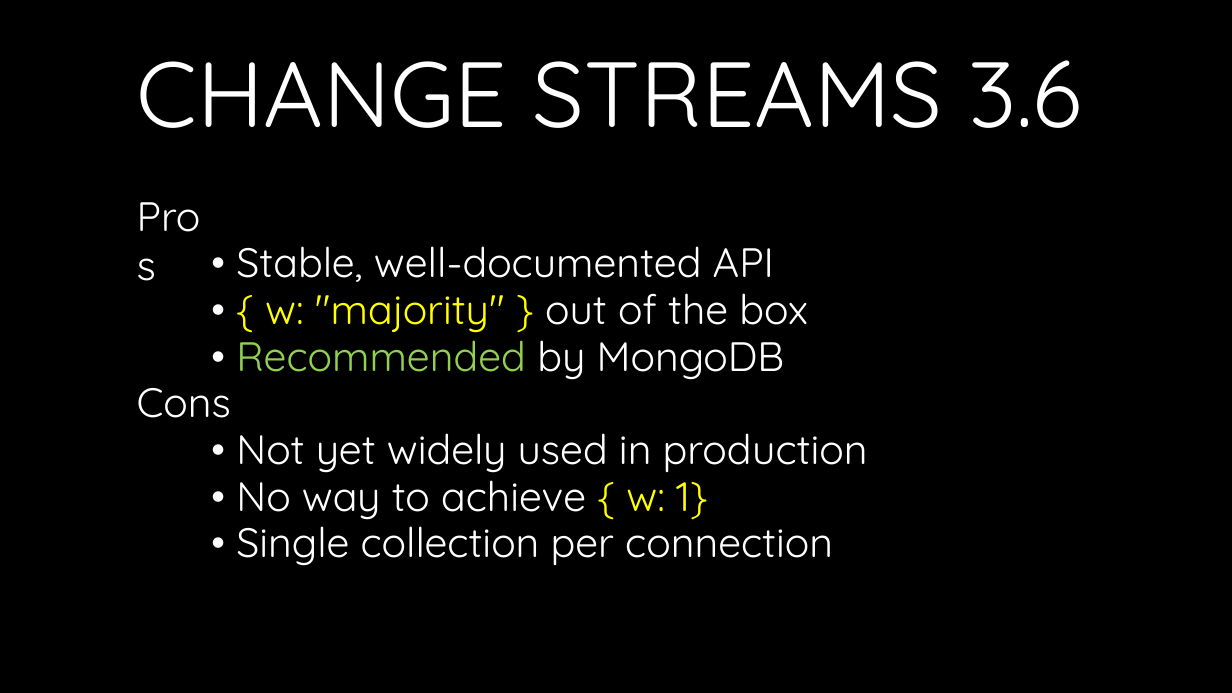
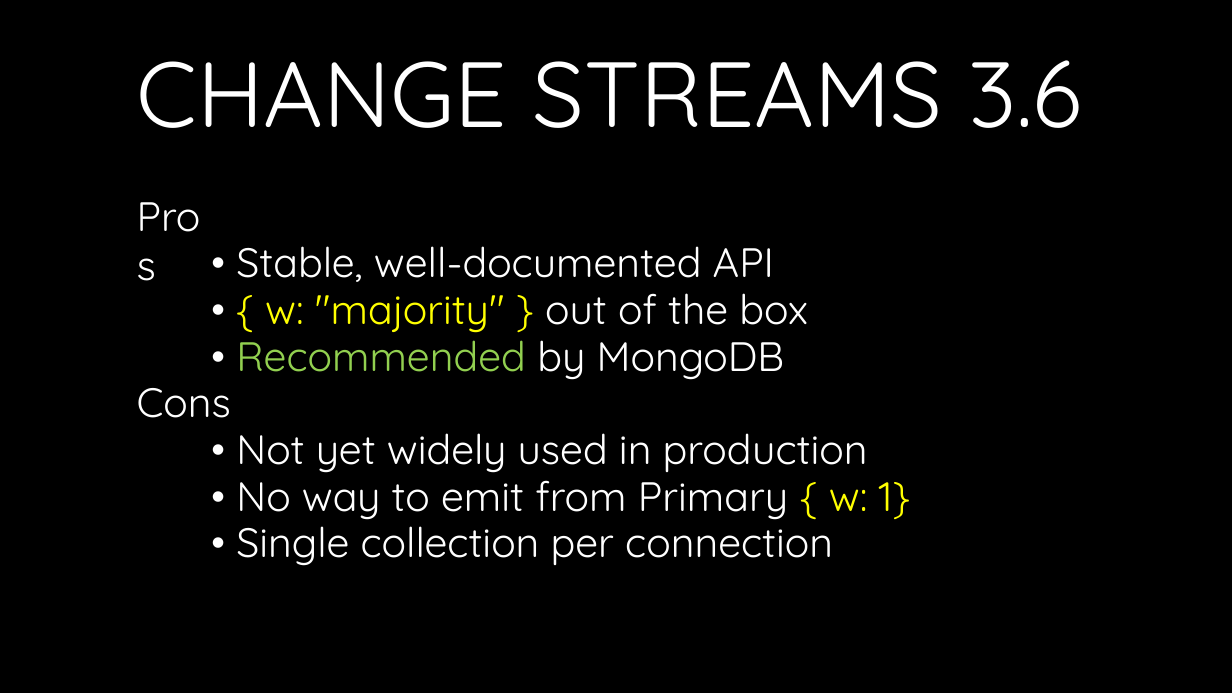
Before and after one commit to andrii-litvinov/event-driven-mongodb, a slide deck: slide 13 of t18-event-mongodb.pptx (slide 14 before the commit). Drawn at 1232x693 pixels with LibreOffice and Linux fonts; fonts in the diff are those of the drawing; background and template pictures are left out. Boxes give left, top, right and bottom in pixels: in the first picture for what was removed or moved away, otherwise in the second. Text is boxed around its words. In the diff, an @@ line names an element or a change of style, - is before the commit and + after.

```diff
--- a/t18-event-mongodb.pptx
+++ b/t18-event-mongodb.pptx
@@ text at (236,469,910,520): text changed @@
-• No way to achieve { w: 1}
+• No way to emit from Primary { w: 1}
```
Also in this commit, not shown: 2 other slides changed, 1 slide added, 2 slides removed.
